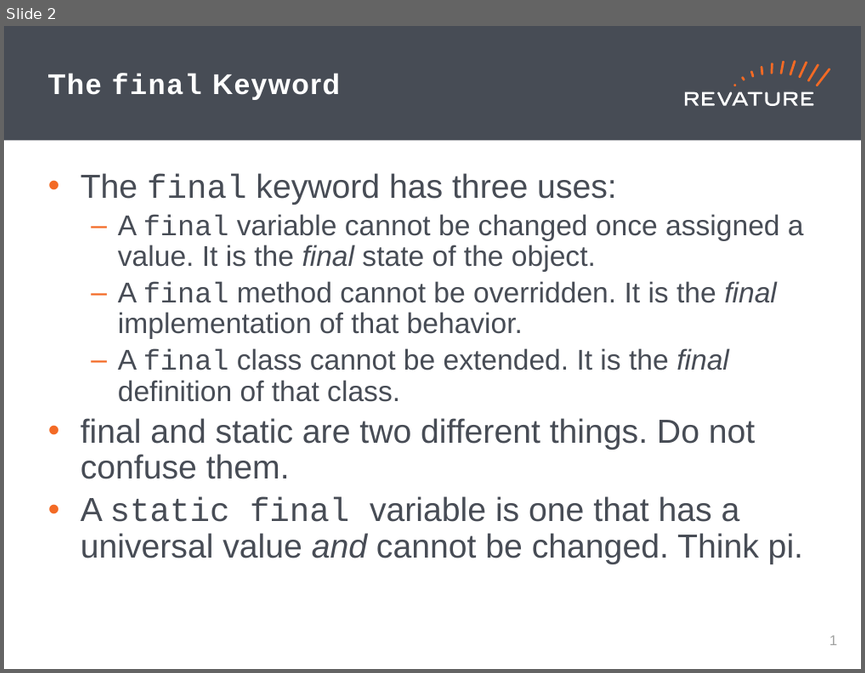
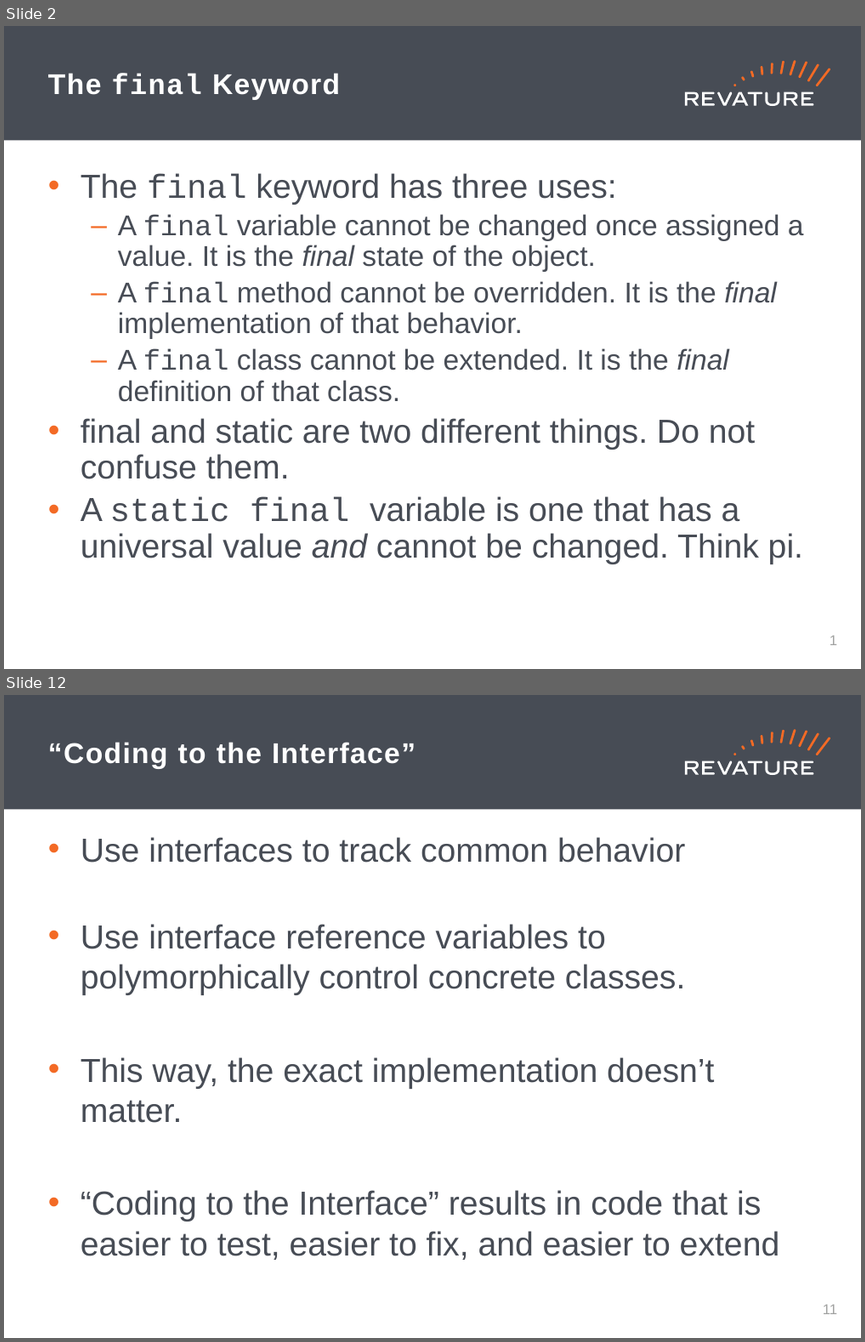
Before and after one commit to brynportella/RAP-210308, a slide deck: PPT/Day_14.pptx. Shown one above the other, each under a label of ours: slide 2 before the commit, slides 2 and 12 after it; the slides between them are not shown. The pictures are 865x673 and 865x1342 pixels, drawn with LibreOffice and Linux fonts; fonts in the diff are those of the drawing. Boxes give left, top, right and bottom in pixels: in the first picture for what was removed or moved away, otherwise in the second. Text is boxed around its words. In the diff, an @@ line names an element or a change of style, - is before the commit and + after.

```diff
--- a/PPT/Day_14.pptx
+++ b/PPT/Day_14.pptx
@@ slide 12 added at (x1=4, y1=695, x2=861, y2=1338), background #FFFFFF; not listed: 19 template elements that a slide beside it also shows @@
@@ title added at (x1=48, y1=742, x2=415, y2=769), 24 pt, text #FFFFFF, bold @@
+“Coding to the Interface”
@@ text added at (x1=80, y1=837, x2=780, y2=1259), 28 pt, text #474C55 @@
+• Use interfaces to track common behavior
+• Use interface reference variables to polymorphically control concrete classes.
+• This way, the exact implementation doesn’t matter.
+• “Coding to the Interface” results in code that is easier to test, easier to fix, and easier to extend
@@ page number added at (x1=823, y1=1304, x2=837, y2=1314), 12 pt, text #A0A1A0 @@
+11
```
Also in this commit, not shown: 10 other slides added, 13 other files.
